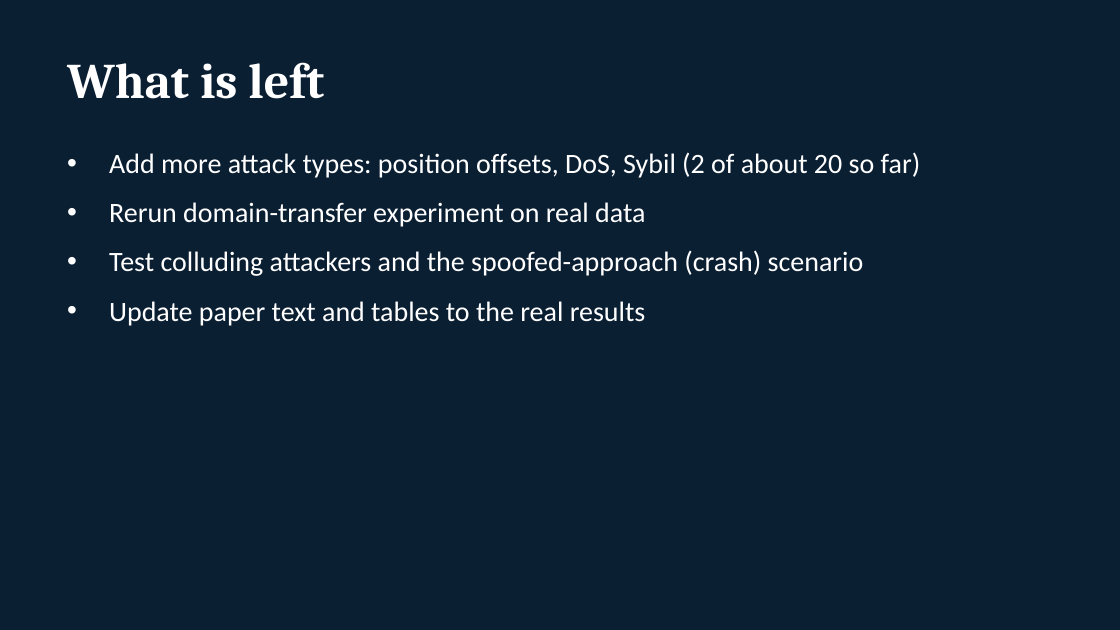
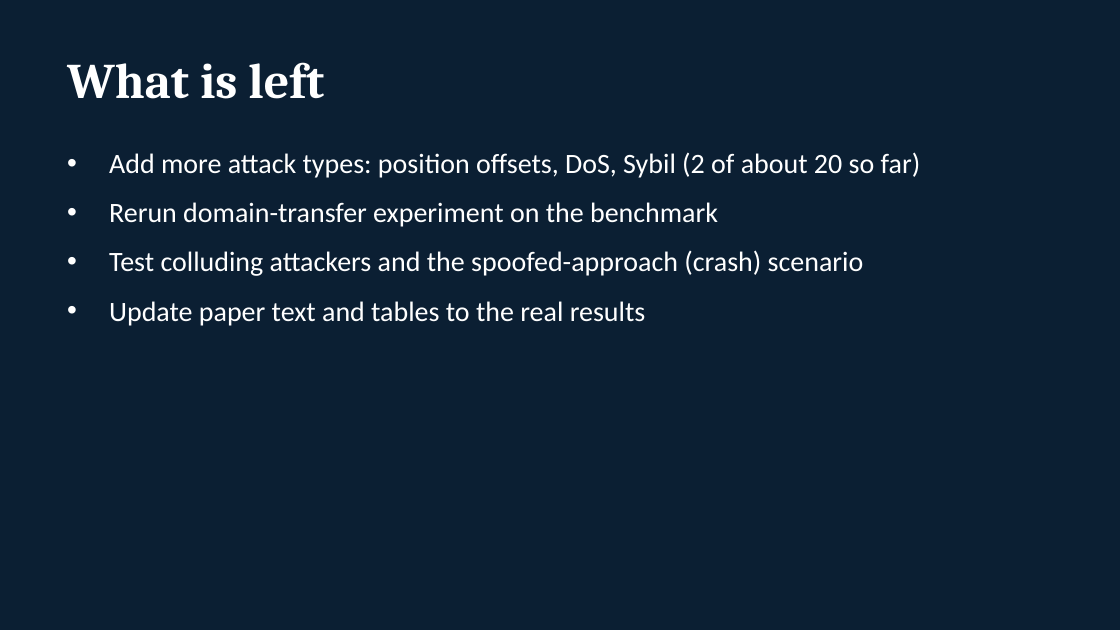
Before and after one commit to ShlokNambiar/Major-Project-, a slide deck: slide 8 of presentation/progress_update.pptx. Drawn at 1120x630 pixels with LibreOffice and Linux fonts; fonts in the diff are those of the drawing. Boxes give left, top, right and bottom in pixels: in the first picture for what was removed or moved away, otherwise in the second. Text is boxed around its words. In the diff, an @@ line names an element or a change of style, - is before the commit and + after.

```diff
--- a/presentation/progress_update.pptx
+++ b/presentation/progress_update.pptx
@@ text at [109, 202, 718, 227]: text changed @@
-• Rerun domain-transfer experiment on real data
+• Rerun domain-transfer experiment on the benchmark
```
Also in this commit, not shown: 3 other slides changed, 1 other file.
